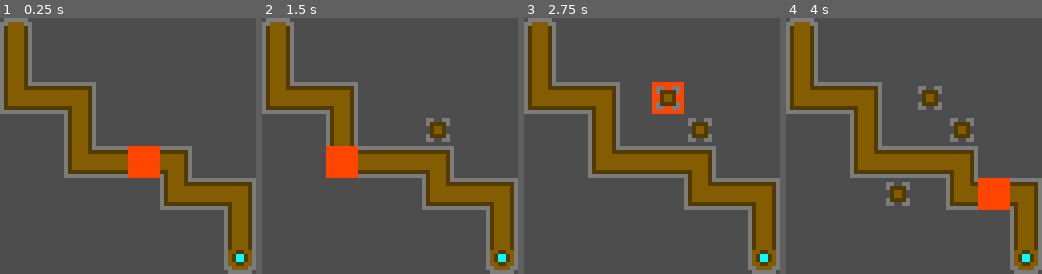
Above: before the commit, frames 1-4 (left to right).
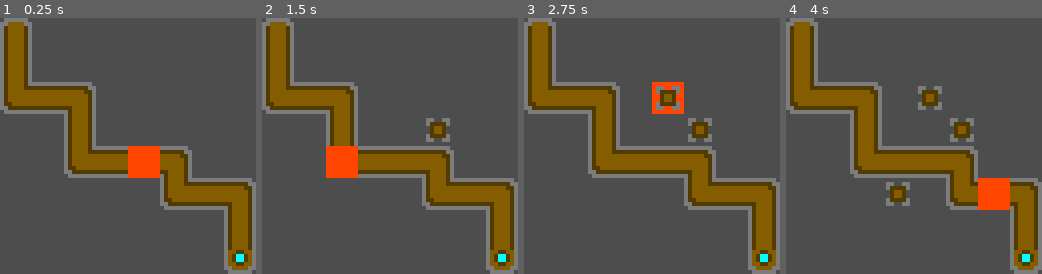
Above: after the commit, the same moments.

Repository: the-alex-g/LD53
Game: Godot game, scene res://main/main.tscn
Two runs of this game, one before a commit and one after it. Both use one fixed random seed, a clock stepped at 60 frames per second and the inputs below.
Inputs (mouse positions are in pixels of both pictures, inside the frame that each line leads up to):
- Up to frame 1 (0.25 s): no input
- Up to frame 2 (1.5 s): tap Enter at 0.5 s; move the mouse to (446, 133) at 0.52 s; click (446, 133) at 0.6 s; tap Space at 1.25 s; move the mouse to (338, 158) at 1.27 s; click (338, 158) at 1.35 s
- Up to frame 3 (2.75 s): tap Enter at 2 s; move the mouse to (677, 89) at 2.02 s; click (677, 89) at 2.1 s
- Up to frame 4 (4 s): tap Space at 2.75 s; move the mouse to (901, 197) at 2.77 s; click (901, 197) at 2.85 s; tap Enter at 3.5 s; move the mouse to (990, 184) at 3.52 s; click (990, 184) at 3.6 s

The runs differ from the first frame. In frame 1, 0.4% of the frame differs, in the area x 0-100%, y 25-75%; in frame 2, 0.4%; in frame 3, 0.4%; in frame 4, 0.4%.

Commit message:
Add towers shooting at enemy

Diff:
--- a/project/enemy/enemy.gd
+++ b/project/enemy/enemy.gd
@@ -1,5 +1,5 @@
 class_name Enemy
-extends Area2D
+extends StaticBody2D
 
 signal reached_end
 
@@ -16,3 +16,7 @@
 	handle.progress_ratio += delta / seconds_to_end
 	if handle.progress_ratio == 1.0:
 		emit_signal("reached_end")
+
+
+func damage(amount:int)->void:
+	pass
--- a/project/enemy/enemy.tscn
+++ b/project/enemy/enemy.tscn
@@ -5,9 +5,9 @@
 [sub_resource type="CircleShape2D" id="CircleShape2D_783df"]
 radius = 4.0
 
-[node name="Enemy" type="Area2D"]
+[node name="Enemy" type="StaticBody2D"]
 collision_layer = 4
-collision_mask = 9
+collision_mask = 12
 script = ExtResource("1_verm6")
 
 [node name="CollisionShape2D" type="CollisionShape2D" parent="."]
--- a/project/projectiles/base_projectile.gd
+++ b/project/projectiles/base_projectile.gd
@@ -1,7 +1,14 @@
 class_name Projectile
-extends Area2D
+extends CharacterBody2D
 
 @export var speed := 64.0
 
 var direction := 0.0
 var damage := 0
+
+
+func _process(delta:float)->void:
+	var collision := move_and_collide(Vector2.RIGHT.rotated(direction) * speed * delta)
+	if collision != null:
+		collision.get_collider().damage(damage)
+		queue_free()
--- a/project/projectiles/base_projectile.tscn
+++ b/project/projectiles/base_projectile.tscn
@@ -5,7 +5,9 @@
 [sub_resource type="CircleShape2D" id="CircleShape2D_5gkdh"]
 radius = 2.0
 
-[node name="Projectile" type="Area2D"]
+[node name="Projectile" type="CharacterBody2D"]
+collision_layer = 8
+collision_mask = 4
 script = ExtResource("1_kxvn4")
 
 [node name="CollisionShape2D" type="CollisionShape2D" parent="."]
--- a/project/tower/tower.gd
+++ b/project/tower/tower.gd
@@ -3,36 +3,40 @@
 
 const TILE_SIZE := 8
 
-@export var tiles_of_range := 2.0
+@export var range_in_tiles := 2.0
 @export var attack_delay_time := 1.0
 @export var attack_damage := 1
 @export var projectile_type : PackedScene
 
-var _target : Enemy
+var _target : Enemy = null
 
-@onready var _weapon_range := (tiles_of_range + 0.5) * TILE_SIZE
+@onready var _range := (range_in_tiles + 0.5) * TILE_SIZE
 @onready var _attack_timer : Timer = $AttackTimer
+@onready var _collision_shape : CollisionShape2D = $CollisionShape2D
 
 
-func _ready()->void:
-	$CollisionShape2D.shape.radius = _weapon_range
-
-
-func _on_area_entered(area:Area2D)->void:
-	if area is Enemy and _target == null:
-		_target = area
-		_attack_timer.start(attack_delay_time)
-
-
-func _on_area_exited(area:Area2D)->void:
-	if area == _target:
-		_target = null
-		_attack_timer.stop()
+func _process(_delta:float)->void:
+	# godot 4 bug workaround
+	_collision_shape.shape.radius = _range
 
 
 func _on_attack_timer_timeout()->void:
-	var projectile : Area2D = projectile_type.instantiate()
+	var projectile : Projectile = projectile_type.instantiate()
 	projectile.position = global_position
 	projectile.direction = get_angle_to(_target.global_position)
 	projectile.damage = attack_damage
 	get_parent().add_child(projectile)
+
+
+func _on_body_entered(body:PhysicsBody2D)->void:
+	print("entered")
+	if body is Enemy and _target == null:
+		_target = body
+		_attack_timer.start(attack_delay_time)
+
+
+func _on_body_exited(body:PhysicsBody2D)->void:
+	print("exited")
+	if body == _target:
+		_target = null
+		_attack_timer.stop()
--- a/project/tower/tower.tscn
+++ b/project/tower/tower.tscn
@@ -4,8 +4,7 @@
 [ext_resource type="Texture2D" uid="uid://phkadqksb2yh" path="res://tower/tower_base.png" id="2_gng6y"]
 [ext_resource type="PackedScene" uid="uid://bafrptls33se0" path="res://projectiles/base_projectile.tscn" id="2_t88w5"]
 
-[sub_resource type="CircleShape2D" id="CircleShape2D_2ipxl"]
-radius = 20.0
+[sub_resource type="CircleShape2D" id="CircleShape2D_28s37"]
 
 [node name="Tower" type="Area2D"]
 collision_layer = 2
@@ -14,14 +13,13 @@
 projectile_type = ExtResource("2_t88w5")
 
 [node name="CollisionShape2D" type="CollisionShape2D" parent="."]
-shape = SubResource("CircleShape2D_2ipxl")
-debug_color = Color(0, 0.6, 0.701961, 0)
+shape = SubResource("CircleShape2D_28s37")
 
 [node name="Base" type="Sprite2D" parent="."]
 texture = ExtResource("2_gng6y")
 
 [node name="AttackTimer" type="Timer" parent="."]
 
-[connection signal="area_entered" from="." to="." method="_on_area_entered"]
-[connection signal="area_exited" from="." to="." method="_on_area_exited"]
+[connection signal="body_entered" from="." to="." method="_on_body_entered"]
+[connection signal="body_exited" from="." to="." method="_on_body_exited"]
 [connection signal="timeout" from="AttackTimer" to="." method="_on_attack_timer_timeout"]
Binary file changed: project/main/road_tiles.png
Not shown, changed: raw_files/road_tiles.piskel
